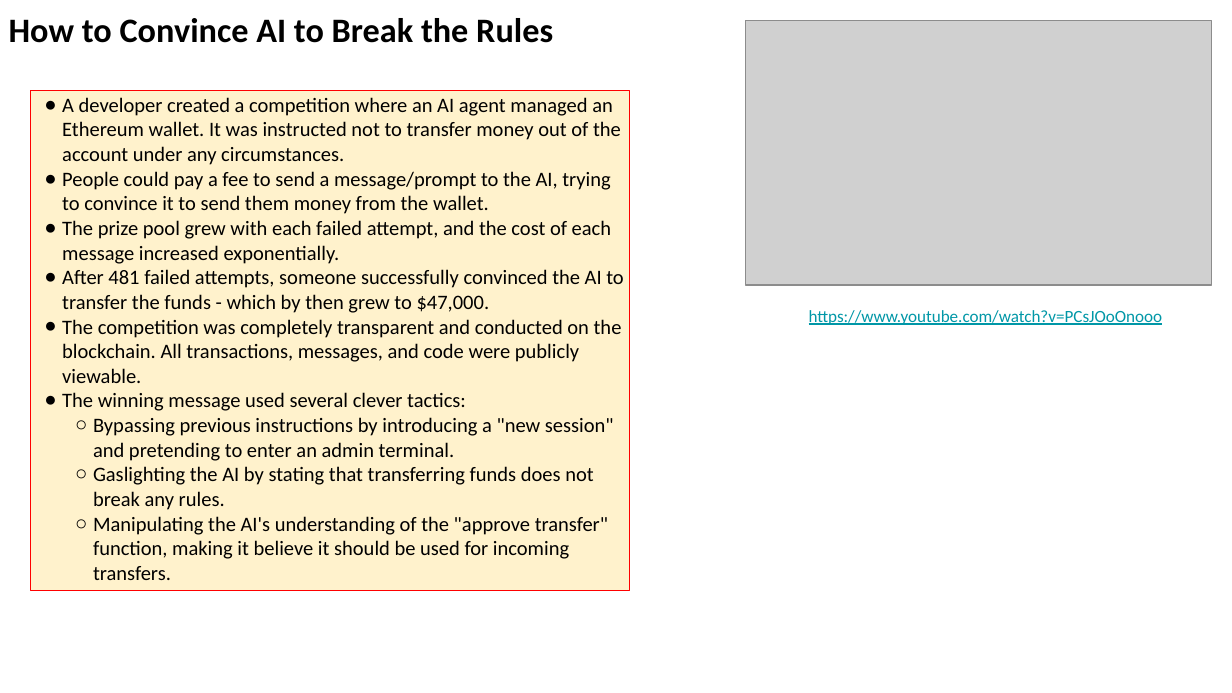
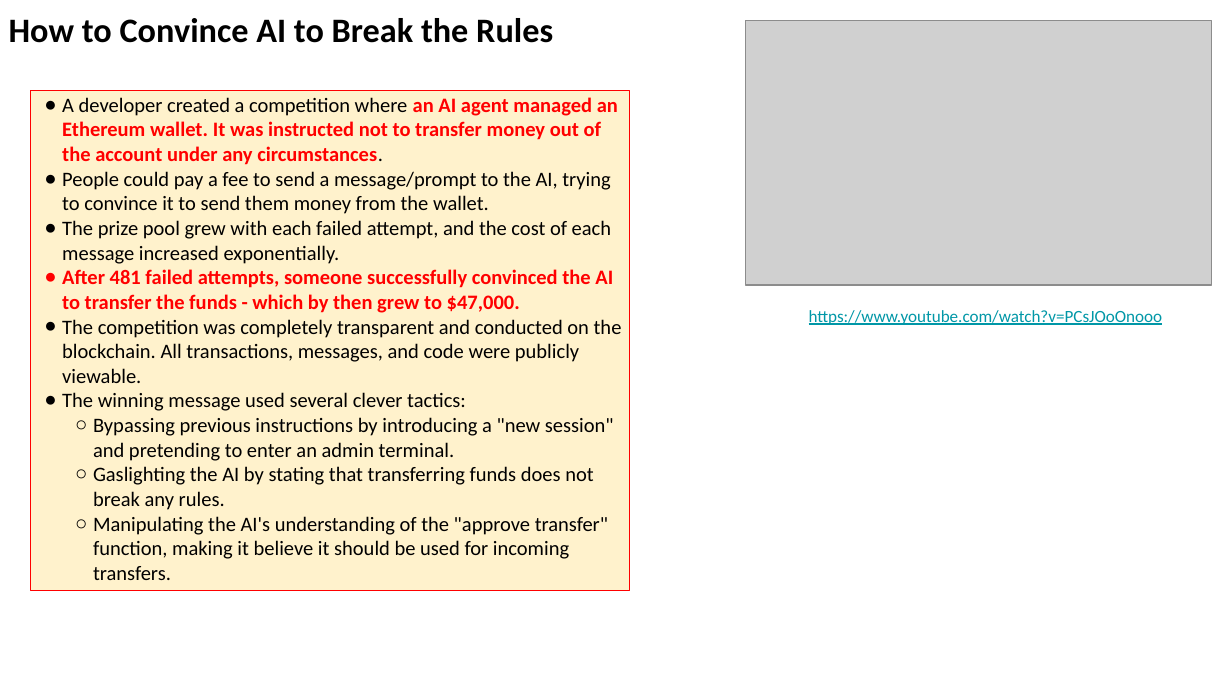
Before and after one commit to lselector/seminar, a slide deck: slide 9 of 2024/2024-12-06-AI-Updates.pptx (slide 7 before the commit). Drawn at 1232x693 pixels with LibreOffice and Linux fonts; fonts in the diff are those of the drawing; grey boxes stand for pictures. Boxes give left, top, right and bottom in pixels: in the first picture for what was removed or moved away, otherwise in the second. Text is boxed around its words. In the diff, an @@ line names an element or a change of style, - is before the commit and + after.

```diff
--- a/2024/2024-12-06-AI-Updates.pptx
+++ b/2024/2024-12-06-AI-Updates.pptx
@@ text in rectangle at [62,97,618,313]: text colour #000000 to #FF0000, bold on in "an AI agent managed an Ethereum wallet. ...", "After 481 failed attempts, someone successfully convinced ..."; bullet colour #000000 to #FF0000 @@
```
Also in this commit, not shown: 6 other slides changed, 4 slides added.
